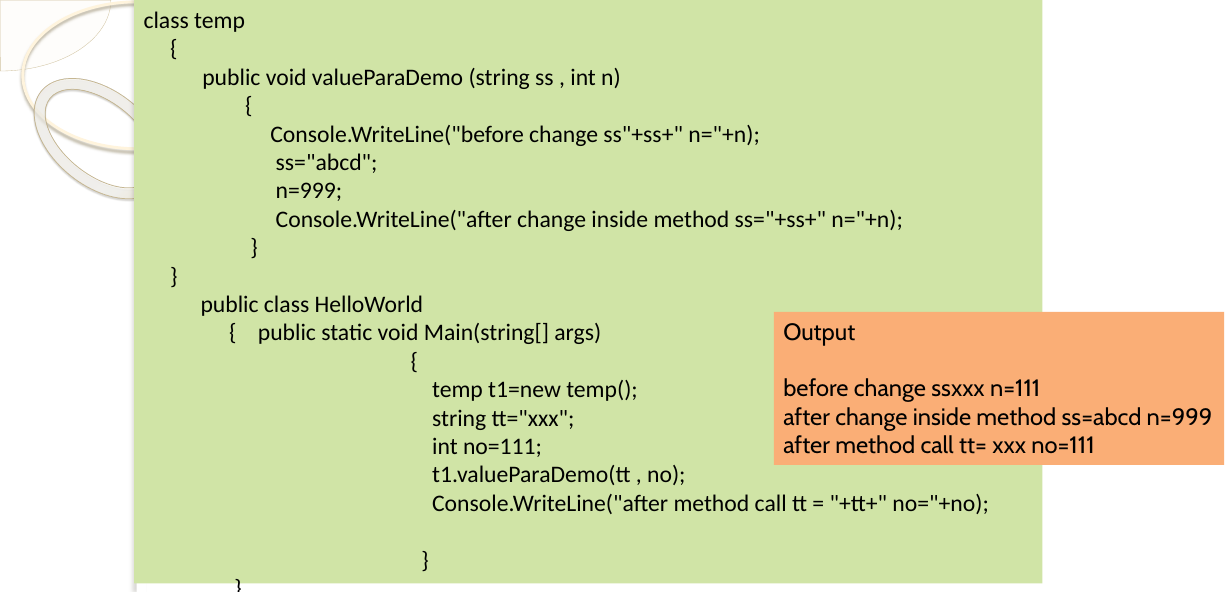
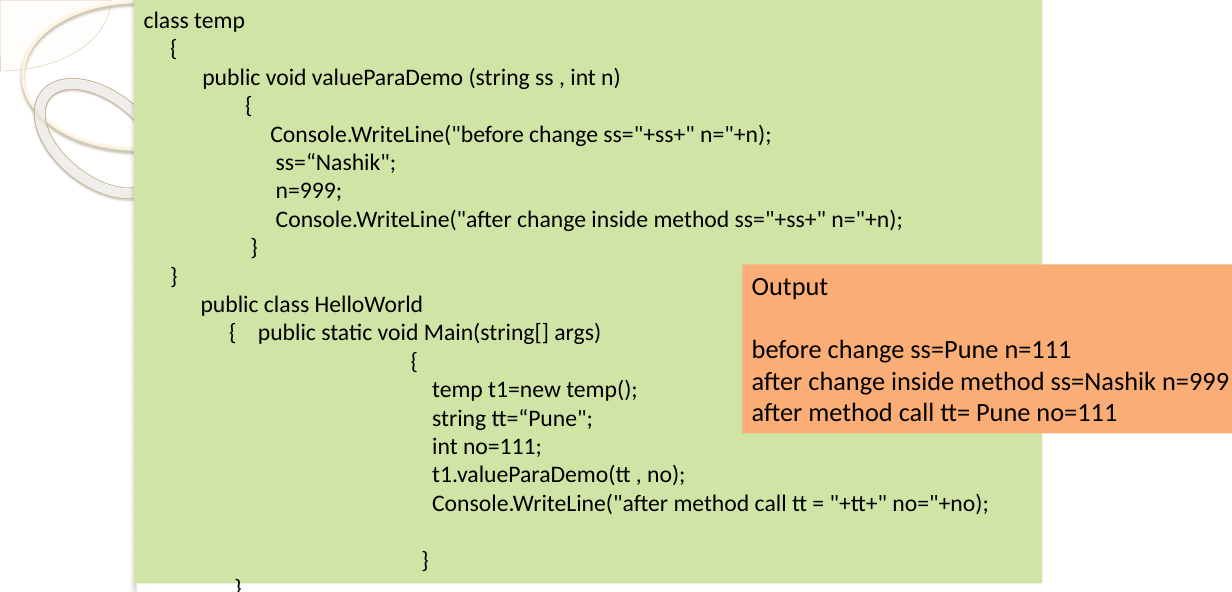
Before and after one commit to pravin9696/TypesOfParametersDemo210524, a slide deck: slide 26 of PPT/C# Class structure and objects.pptx. Drawn at 1232x592 pixels with LibreOffice and Linux fonts; fonts in the diff are those of the drawing; background and template pictures are left out. Boxes give left, top, right and bottom in pixels: in the first picture for what was removed or moved away, otherwise in the second. Text is boxed around its words. In the diff, an @@ line names an element or a change of style, - is before the commit and + after.

```diff
--- a/PPT/C# Class structure and objects.pptx
+++ b/PPT/C# Class structure and objects.pptx
@@ text in rectangle at (270,125,771,173): text changed @@
-Console.WriteLine("before change ss"+ss+" n="+n);
-ss="abcd";
+Console.WriteLine("before change ss="+ss+" n="+n);
+ss=“Nashik";
@@ rectangle "Output": place and size @@
-rectangle "Output" at (774,312,1224,465)
+rectangle "Output" at (742,264,1232,433)
@@ text in rectangle at (752,278,829,300): size 18 to 20 pt, font Cabin to Calibri in "Output" @@
@@ text in rectangle at (752,339,1229,421): text changed; size 18 to 20 pt; font Cabin to Calibri @@
-before change ssxxx n=111
-after change inside method ss=abcd n=999
-after method call tt= xxx no=111
+before change ss=Pune n=111
+after change inside method ss=Nashik n=999
+after method call tt= Pune no=111
@@ text in rectangle at (432,409,593,430): text changed @@
-string tt="xxx";
+string tt=“Pune";
```
Also in this commit, not shown: 4 other slides changed, 8 slides added, 2 other files.
